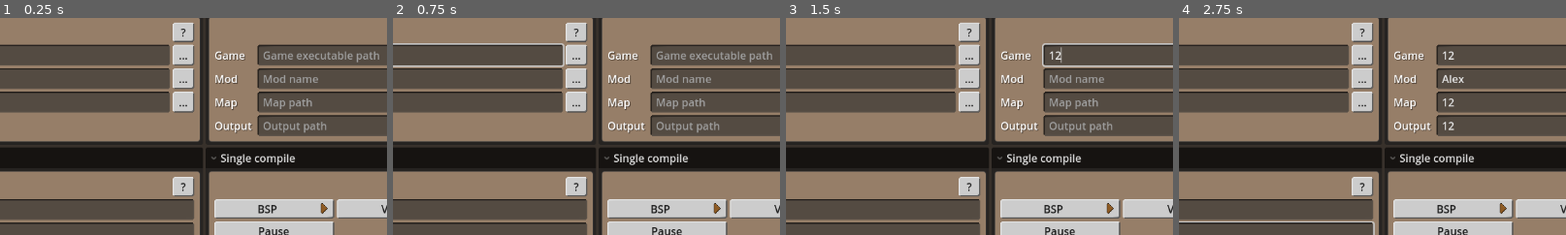
Above: before the commit, frames 1-4 (left to right).
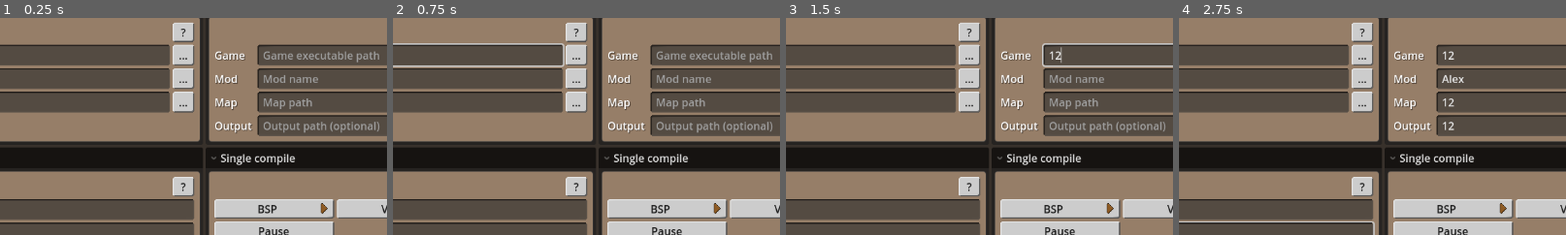
Above: after the commit, the same moments.

Repository: VictorKarp/Quakompiler
Game: Godot game, scene res://scenes/main/main.tscn
The game is run twice, just before and just after one commit, with the same random seed, the same clock (stepped at 60 frames per second) and the same inputs.
Inputs (mouse positions are % of the whole screen's width and height, from its top left):
- Up to frame 1 (0.25 s): no input
- Up to frame 2 (0.75 s): click (26, 20) at 0.52 s; type "12" at 0.6 s
- Up to frame 3 (1.5 s): click (26, 25) at 0.75 s; type "12" at 0.83 s; click (26, 30) at 0.98 s; type "12" at 1.07 s; click (76, 20) at 1.27 s; type "12" at 1.35 s
- Up to frame 4 (2.75 s): click (76, 25) at 1.5 s; type "Alex" at 1.58 s; click (76, 30) at 1.73 s; type "12" at 1.82 s; click (76, 36) at 2.02 s; type "12" at 2.1 s; click (28, 55) at 2.25 s; type "12" at 2.33 s; click (28, 61) at 2.48 s; type "12" at 2.57 s
The pictures show only the part of the screen within x 23-73%, y 11-61%; the shares and areas given below are measured in that part.

The runs differ from the first frame. In frame 1, 0.3% of the frame differs, in the area x 85-98%, y 47-53%; in frame 2, 0.3%; in frame 3, 0.3%; in frame 4, nothing differs.

Commit message:
Make Q1 output path optional, prevent invalid paths
The Q1 output path is now optional. It will fall back to the .map path
if it is either a) empty or b) invalid.

The LineEdit has been changed to "Output path (optional)" to make this
behavior clear to users. The help text has been adjusted as well.

Diff:
--- a/core/config/config.gd
+++ b/core/config/config.gd
@@ -154,6 +154,10 @@
 func get_output_path() -> String:
 	var output_path = get_game_value("output_path")
 	var map_name = get_game_value("map_path").get_file().rstrip(".map")
+
+	if not DirAccess.dir_exists_absolute(output_path) or output_path == "":
+		output_path = get_game_value("map_path").get_base_dir()
+
 	return output_path + "/" + map_name + ".bsp"
 
 
--- a/scenes/sections/game_and_map_settings_q1.tscn
+++ b/scenes/sections/game_and_map_settings_q1.tscn
@@ -26,7 +26,7 @@
 
 Map: Select the .map file you want to compile.
 
-Output: Select the output folder where your .bsp file will be saved."
+Output: Leave this empty to save the .bsp in the same folder as your .map. The folder you enter here must exist, as Quakompiler will not create it. If the .bsp can't be saved at the path you have specified, it will fall back to the .map folder."
 
 [node name="Game" type="HBoxContainer" parent="PanelContainer/MarginContainer/VBoxContainer" index="1"]
 layout_mode = 2
@@ -89,7 +89,7 @@
 
 [node name="OutputPath" parent="PanelContainer/MarginContainer/VBoxContainer/Output" index="1" instance=ExtResource("3_m5j51")]
 layout_mode = 2
-placeholder_text = "Output path"
+placeholder_text = "Output path (optional)"
 config_key = "output_path"
 
 [node name="SelectOutputFolder" parent="PanelContainer/MarginContainer/VBoxContainer/Output" index="2" node_paths=PackedStringArray("line_edit") instance=ExtResource("4_5ytsn")]
